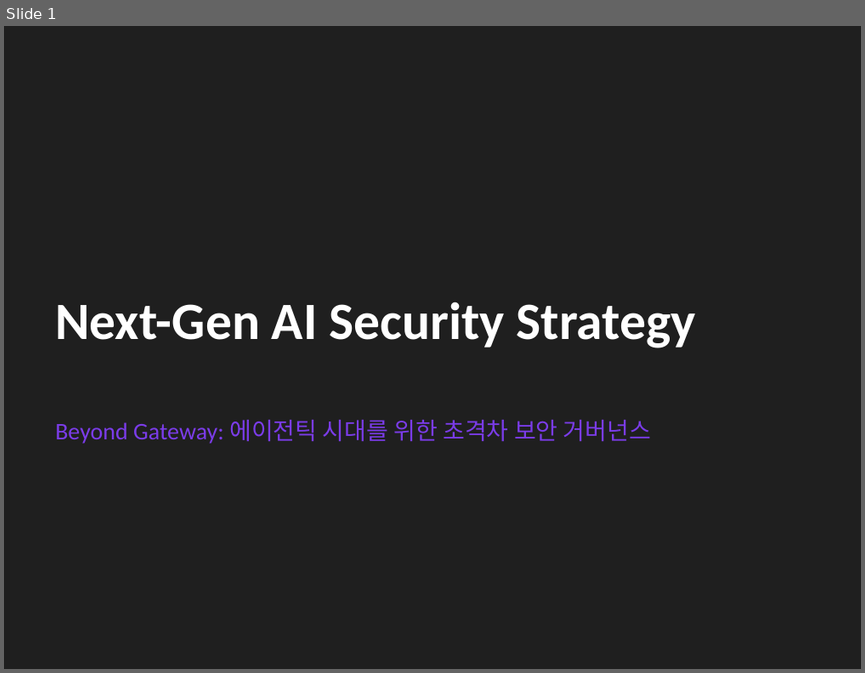
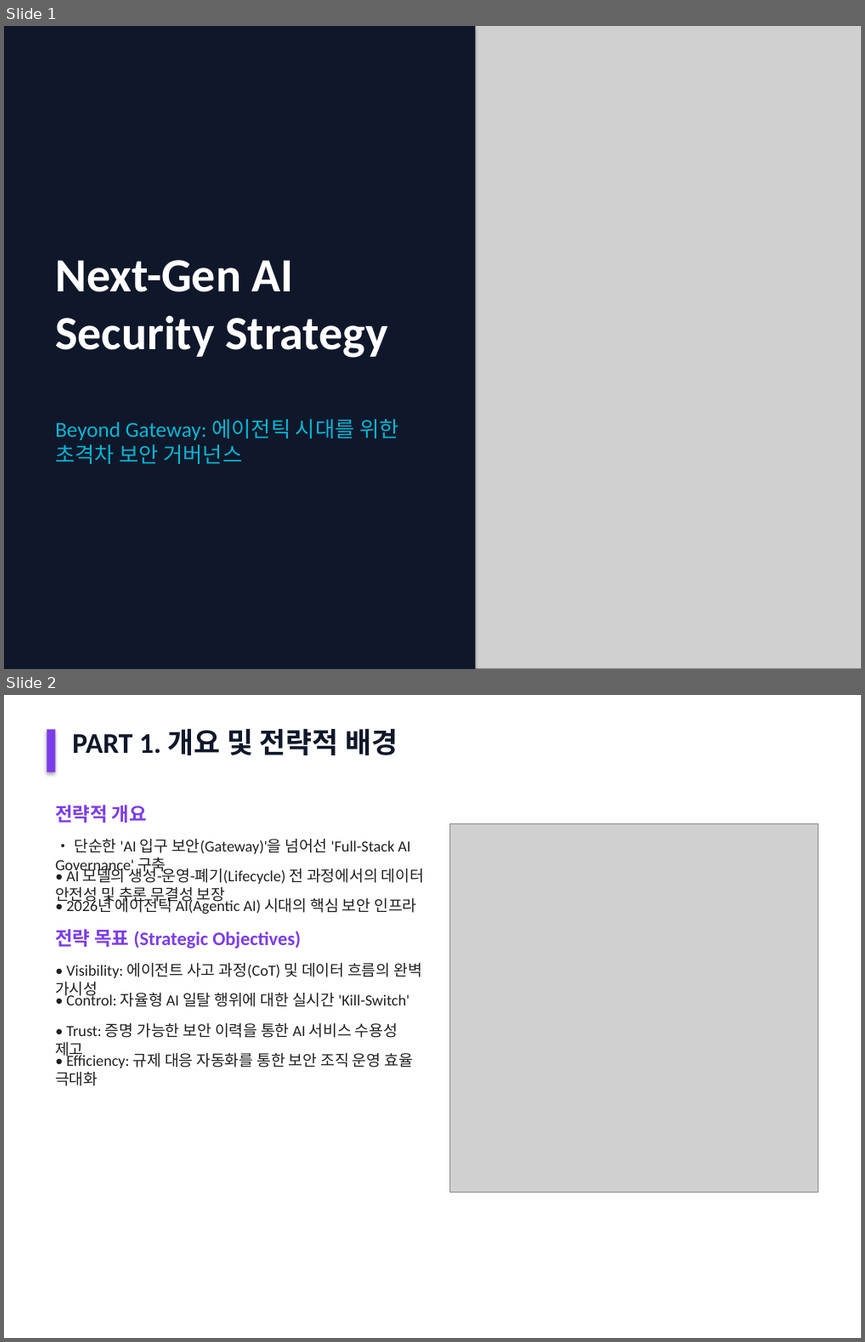
Before and after one commit to flyngcoq/ai_project, a slide deck: 40_Projects/Work/Safe_AI/Next_Gen_AI_Security_Strategy.pptx. Shown one above the other, each under a label of ours: slide 1 before the commit, slides 1 and 2 after it. The pictures are 865x673 and 865x1342 pixels, drawn with LibreOffice and Linux fonts; fonts in the diff are those of the drawing; grey boxes stand for pictures. Boxes give left, top, right and bottom in pixels: in the first picture for what was removed or moved away, otherwise in the second. Text is boxed around its words. In the diff, an @@ line names an element or a change of style, - is before the commit and + after.

```diff
--- a/40_Projects/Work/Safe_AI/Next_Gen_AI_Security_Strategy.pptx
+++ b/40_Projects/Work/Safe_AI/Next_Gen_AI_Security_Strategy.pptx
@@ slide 2 added at box(4, 695, 861, 1338), background #FFFFFF @@
@@ rectangle added at box(46, 729, 55, 772), fill #7B3CE9 @@
@@ text added at box(72, 729, 398, 755), 24 pt, text #0F172A, bold @@
+PART 1. 개요 및 전략적 배경
@@ text added at box(55, 805, 147, 823), 16 pt, text #7B3CE9, bold @@
+전략적 개요
@@ text added at box(55, 839, 410, 874), 13 pt, text #1F1F1F @@
+• 단순한 'AI 입구 보안(Gateway)'을 넘어선 'Full-Stack AI Governance' 구축
@@ picture added at box(449, 823, 818, 1192) @@
@@ text added at box(55, 866, 424, 904), 13 pt, text #1F1F1F @@
+• AI 모델의 생성-운영-폐기(Lifecycle) 전 과정에서의 데이터 안전성 및 추론 무결성 보장
@@ text added at box(66, 896, 416, 913), 13 pt, text #1F1F1F @@
+• 2026년 에이전틱 AI(Agentic AI) 시대의 핵심 보안 인프라
@@ text added at box(55, 929, 301, 948), 16 pt, text #7B3CE9, bold @@
+전략 목표 (Strategic Objectives)
@@ text added at box(55, 963, 421, 998), 13 pt, text #1F1F1F @@
+• Visibility: 에이전트 사고 과정(CoT) 및 데이터 흐름의 완벽 가시성
@@ text added at box(66, 992, 409, 1007), 13 pt, text #1F1F1F @@
+• Control: 자율형 AI 일탈 행위에 대한 실시간 'Kill-Switch'
@@ text added at box(55, 1023, 398, 1059), 13 pt, text #1F1F1F @@
+• Trust: 증명 가능한 보안 이력을 통한 AI 서비스 수용성 제고
@@ text added at box(55, 1053, 412, 1086), 13 pt, text #1F1F1F @@
+• Efficiency: 규제 대응 자동화를 통한 보안 조직 운영 효율 극대화
@@ slide 1 changed as well @@
@@ background #1F1F1F to #0F172A @@
@@ rectangle added at box(4, 26, 475, 669), fill #0F172A @@
@@ picture added at box(432, 26, 861, 669) @@
@@ text "Next-Gen AI Security Strategy": place and size @@
-text "Next-Gen AI Security Strategy" at box(55, 301, 696, 348)
+text "Next-Gen AI Security Strategy" at box(55, 260, 387, 358)
@@ text "Next-Gen AI Security Strategy" at box(55, 260, 387, 358): size 44 to 40 pt @@
@@ text "Beyond Gateway: 에이전틱 시대를 위한 ..." at box(55, 419, 398, 464): size 20 to 18 pt, text colour #7B3CE9 to #06B6D4 @@
```
Also in this commit, not shown: 3 other slides changed, 7 other slides added, 9 slides removed, 1 other file.
